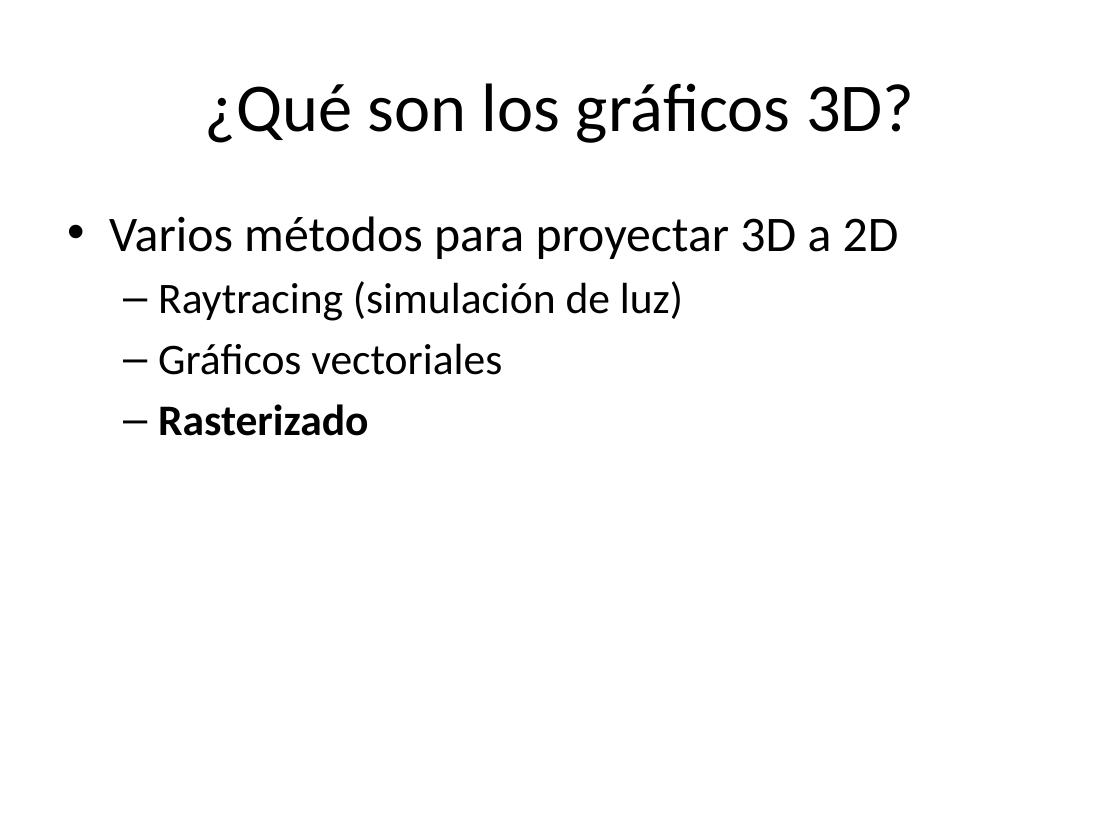
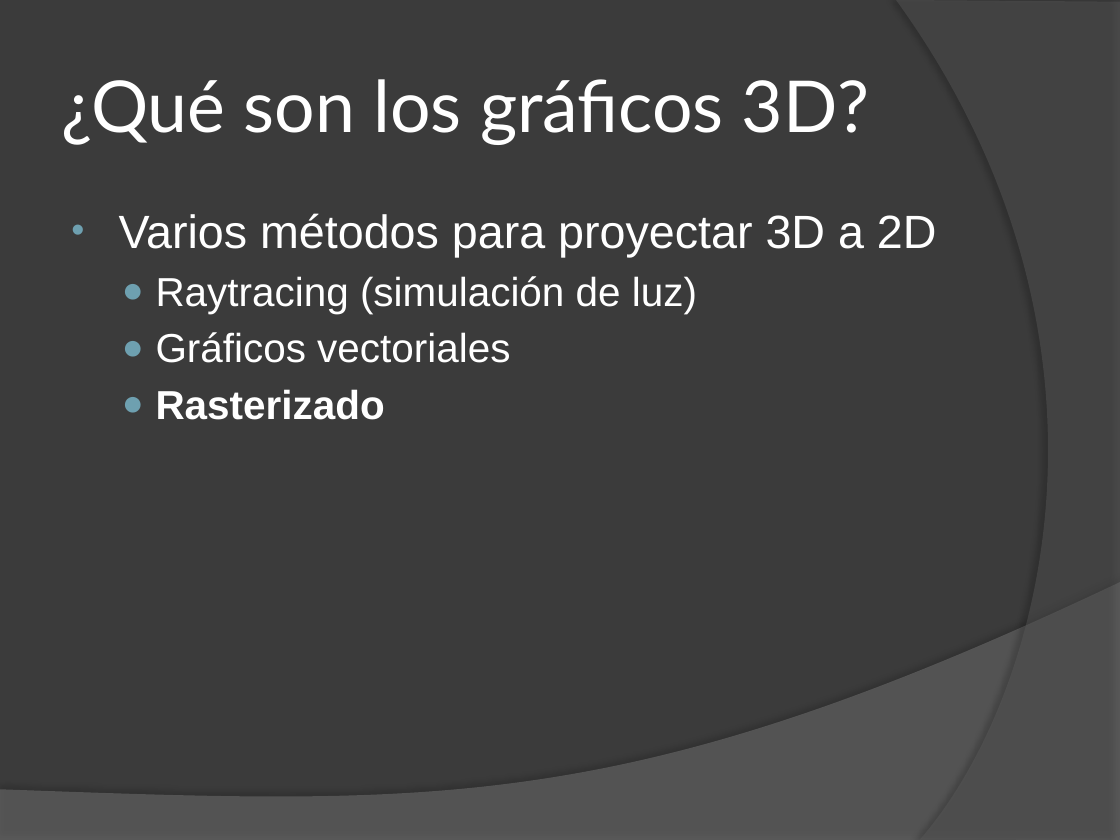
Before and after one commit to EdLev/EngineTallerGraficosUNA, a slide deck: slide 3 of Docs/Introducción a los Gráficos 3D.pptx. Drawn at 1120x840 pixels with LibreOffice and Linux fonts; fonts in the diff are those of the drawing. Boxes give left, top, right and bottom in pixels: in the first picture for what was removed or moved away, otherwise in the second. Text is boxed around its words. In the diff, an @@ line names an element or a change of style, - is before the commit and + after.

```diff
--- a/Docs/Introducción a los Gráficos 3D.pptx
+++ b/Docs/Introducción a los Gráficos 3D.pptx
@@ background #FFFFFF to #3B3B3B @@
@@ freeform shape added at (x1=896, y1=0, x2=1120, y2=840), fill #5E5E5E at 40% opacity @@
@@ title "¿Qué son los gráficos 3D?" at (x1=62, y1=79, x2=870, y2=145): size 44 to 46 pt, font Calibri to Lato, text colour #000000 to #FFFFFF; alignment centre to left @@
@@ text "Varios métodos para proyectar 3D ..." at (x1=119, y1=213, x2=937, y2=420): size 32 to 30 pt in "Varios métodos para proyectar 3D a 2D"; font Calibri to Arial, text colour #000000 to #FFFFFF; size 28 to 26 pt in "Raytracing (simulación de luz)", "Gráficos vectoriales", "Rasterizado"; indent changed; bullet – to ● @@
@@ freeform shape added at (x1=0, y1=582, x2=1120, y2=840), fill #7F7F7F at 45% opacity @@
```
Also in this commit, not shown: 6 other slides changed, 7 slides added.
